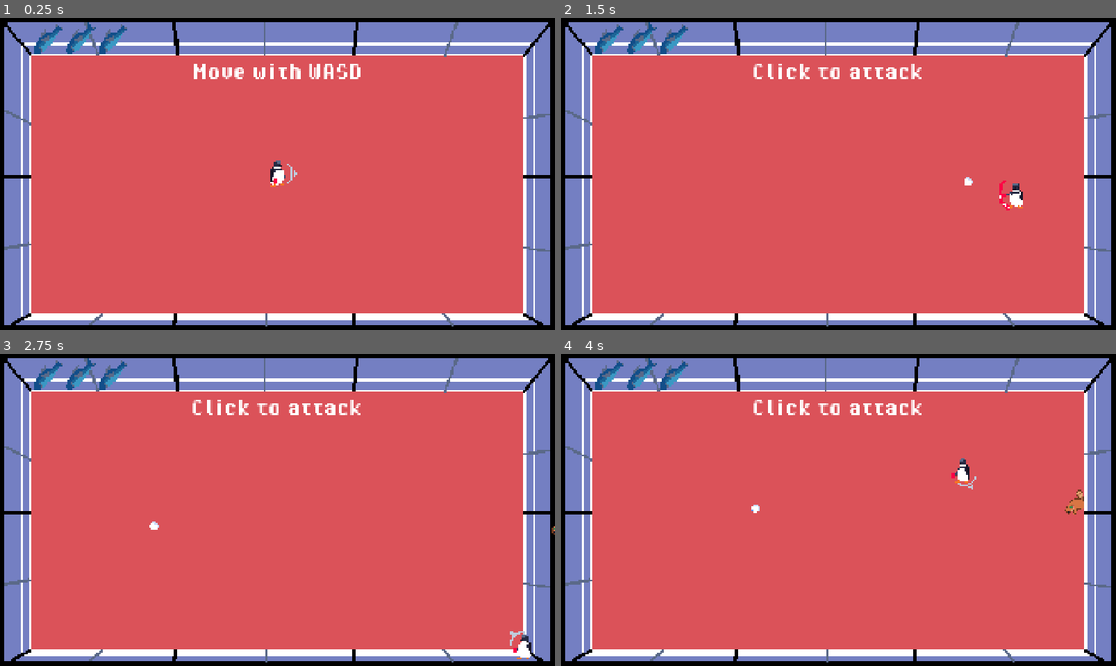
Above: before the commit, frames 1-4 (two rows, left to right).
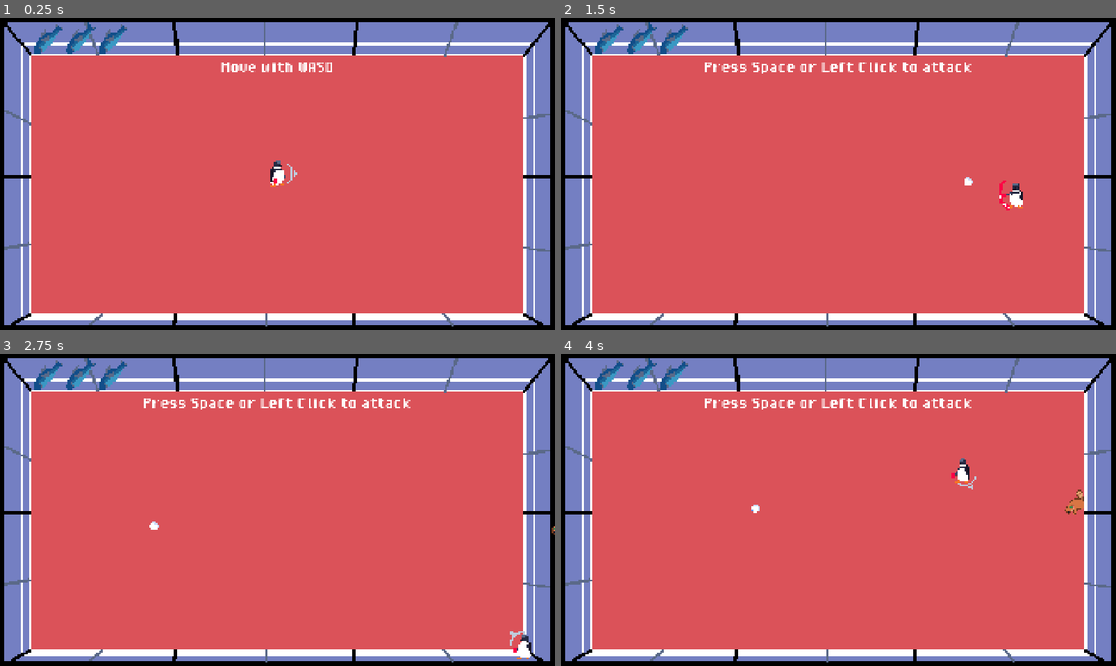
Above: after the commit, the same moments.

Repository: NicholasNg380/PING
Game: Godot game, scene res://scenes/mainScenes/tutorial.tscn
Same seed, same stepped clock (60 frames per second), same inputs: the game is played once before the commit and once after it. This scene is started directly instead of the project's main scene. Sound files missing from this copy of the repository are replaced by a short silence.
Inputs (mouse positions are in pixels of both pictures, inside the frame that each line leads up to):
- Up to frame 1 (0.25 s): no input
- Up to frame 2 (1.5 s): tap Enter at 0.5, 1.25 s; move the mouse to (960, 158) at 0.52 s; hold D (right) 0.53-1.28 s; tap Shift (shift) at 0.6 s; move the mouse to (727, 189) at 1.27 s; hold S (down) from 1.28 s (still down); tap Space (hit) at 1.35 s
- Up to frame 3 (2.75 s): tap Shift (shift) at 1.55, 2.1 s; tap Enter at 2 s; move the mouse to (333, 441) at 2.02 s; release S (down) at 2.03 s; hold D (right) from 2.03 s (still down)
- Up to frame 4 (4 s): tap Enter at 2.75, 3.5 s; move the mouse to (810, 572) at 2.77 s; release D (right) at 2.78 s; hold W (up) 2.78-3.53 s; tap 1 at 2.85 s; tap Shift (shift) at 3.05, 3.8 s; move the mouse to (1005, 556) at 3.52 s; hold A (left) from 3.53 s (still down); tap 2 at 3.6 s

The runs differ from the first frame. In frame 1, 0.9% of the frame differs, in the area x 34-65%, y 14-20%; in frame 2, 1.0%, in the area x 25-74%, y 14-20%; in frame 3, 1.0%; in frame 4, 1.0%.

Commit message:
Fixed Tutorial and deleted exported game files from directory

Diff:
--- a/project.godot
+++ b/project.godot
@@ -97,4 +97,6 @@
 
 textures/canvas_textures/default_texture_filter=0
 rendering_device/driver.windows="d3d12"
+renderer/rendering_method="gl_compatibility"
+renderer/rendering_method.mobile="gl_compatibility"
 textures/vram_compression/import_etc2_astc=true
--- a/scenes/mainScenes/Game.tscn
+++ b/scenes/mainScenes/Game.tscn
@@ -109,9 +109,6 @@
 
 [node name="Stage" parent="CurrentLevel" unique_id=1321113434 instance=ExtResource("2_23i5p")]
 
-[node name="Player" parent="." unique_id=250388077 instance=ExtResource("1_wbfu4")]
-collision_mask = 9
-
 [node name="EnemySpawn" type="Path2D" parent="." unique_id=905543411]
 position = Vector2(5.0000153, 44.50003)
 scale = Vector2(0.75188684, 0.6117188)
@@ -129,6 +126,9 @@
 
 [node name="Camera2D" type="Camera2D" parent="." unique_id=1918275279]
 script = ExtResource("5_ga1gc")
+
+[node name="Player" parent="." unique_id=250388077 instance=ExtResource("1_wbfu4")]
+collision_mask = 9
 
 [node name="UpgradeUI" parent="." unique_id=2110234102 instance=ExtResource("3_cpr0p")]
 visible = false
--- a/scenes/mainScenes/tutorial.tscn
+++ b/scenes/mainScenes/tutorial.tscn
@@ -22,12 +22,12 @@
 
 [node name="Label" type="Label" parent="TutorialUI" unique_id=606982711]
 layout_mode = 0
-offset_left = -400.0
+offset_left = -819.0
 offset_top = -400.0
-offset_right = 400.0
+offset_right = 818.0
 offset_bottom = -124.0
 theme_override_fonts/font = ExtResource("3_4w40p")
-theme_override_font_sizes/font_size = 90
+theme_override_font_sizes/font_size = 60
 horizontal_alignment = 1
 
 [node name="Player" parent="." unique_id=250388077 instance=ExtResource("2_s6ys8")]
--- a/scripts/controllers/tutorial_controller.gd
+++ b/scripts/controllers/tutorial_controller.gd
@@ -47,17 +47,17 @@
 			enable_player(true)
 
 		Step.ATTACK:
-			ui.show_text("Click to attack")
+			ui.show_text("Press Space or Left Click to attack")
 			spawn_dummy_enemy()
 
 		Step.PARRY:
-			ui.show_text("Parry the ball back")
+			ui.show_text("Attack right before the ball returns to parry the ball")
 			spawn_dummy_enemy()
 
 			parry_attempted = false
 
 		Step.DASH:
-			ui.show_text("Press Shift to dash")
+			ui.show_text("Press Shift while moving to dash in that direction")
 
 		Step.FINISH:
 			ui.show_text("Tutorial complete!")
@@ -87,7 +87,7 @@
 	await get_tree().create_timer(1.0).timeout
 
 	if current_step == Step.PARRY:
-		ui.show_text("Try parrying, not just attacking!")
+		ui.show_text("Try parrying, not just attacking")
 		spawn_dummy_enemy()
 
 func _on_player_parried():
--- a/scripts/playerScripts/player.gd
+++ b/scripts/playerScripts/player.gd
@@ -121,7 +121,7 @@
 
 	var lerp_weight = delta * (ACCELERATION if input else FRICTION)
 
-	if can_dash and Input.is_action_just_pressed("shift"):
+	if can_dash and Input.is_action_just_pressed("shift") and input != Vector2.ZERO:
 		dashed.emit()
 		can_dash = false
 		dash_timer = DASH_TIME
Not shown, changed: assets/pixel_operator/LICENSE.txt
Not shown: 2 places in scenes/mainScenes/Game.tscn that only renumber resources
Not shown, changed: Ping.dmg
Not shown, changed: Ping.exe
Not shown, removed: Ping.pck
